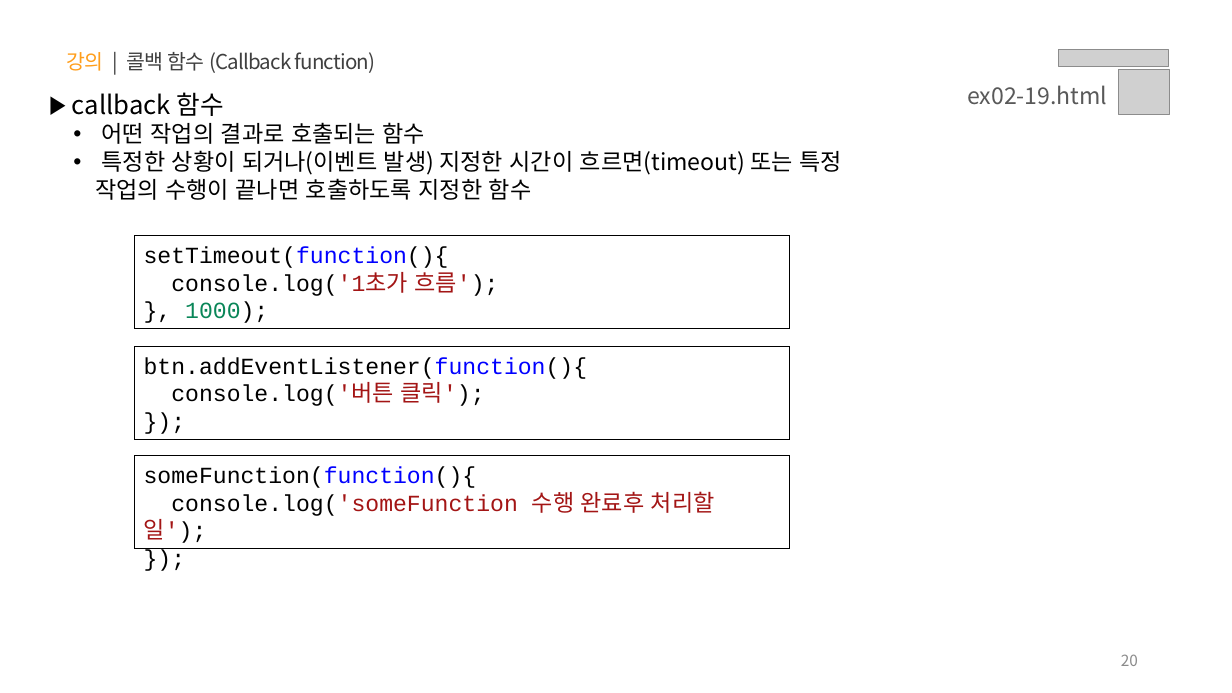
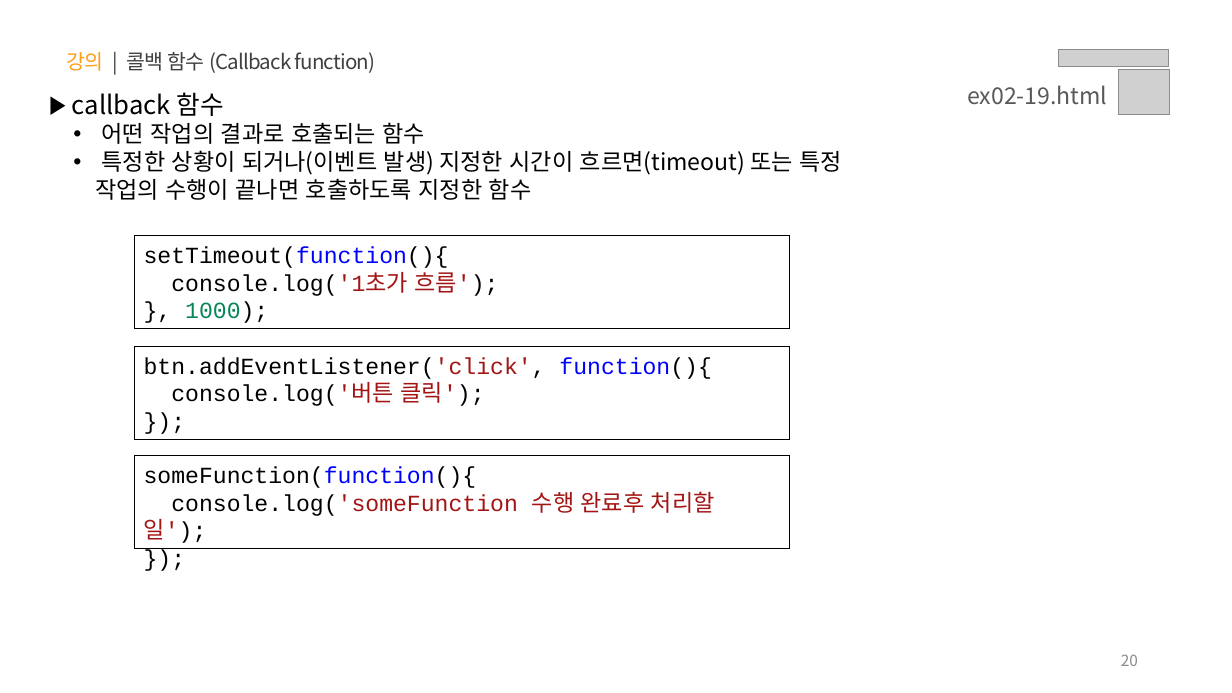
Before and after one commit to s-ja/lion_plus, a slide deck: slide 20 of PPT/02.자바스크립트 - 함수.pptx. Drawn at 1232x693 pixels with LibreOffice and Linux fonts; fonts in the diff are those of the drawing; grey boxes stand for pictures. Boxes give left, top, right and bottom in pixels: in the first picture for what was removed or moved away, otherwise in the second. Text is boxed around its words. In the diff, an @@ line names an element or a change of style, - is before the commit and + after.

```diff
--- a/PPT/02.자바스크립트 - 함수.pptx
+++ b/PPT/02.자바스크립트 - 함수.pptx
@@ text in rectangle at <box>144,357,711,379</box>: text changed @@
-btn.addEventListener(function(){
+btn.addEventListener('click', function(){
```
Also in this commit, not shown: 3 other slides changed, 18 other files.
